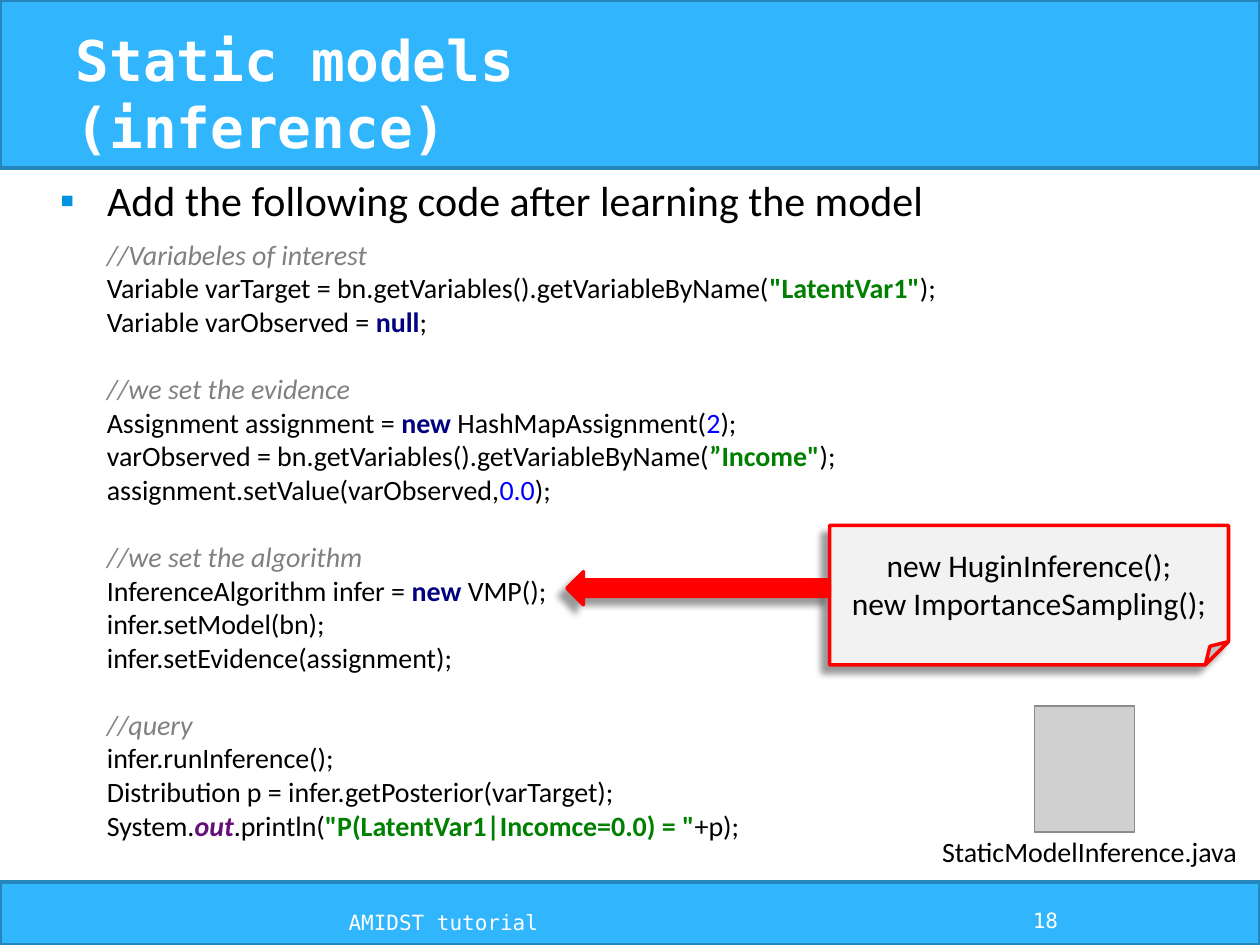
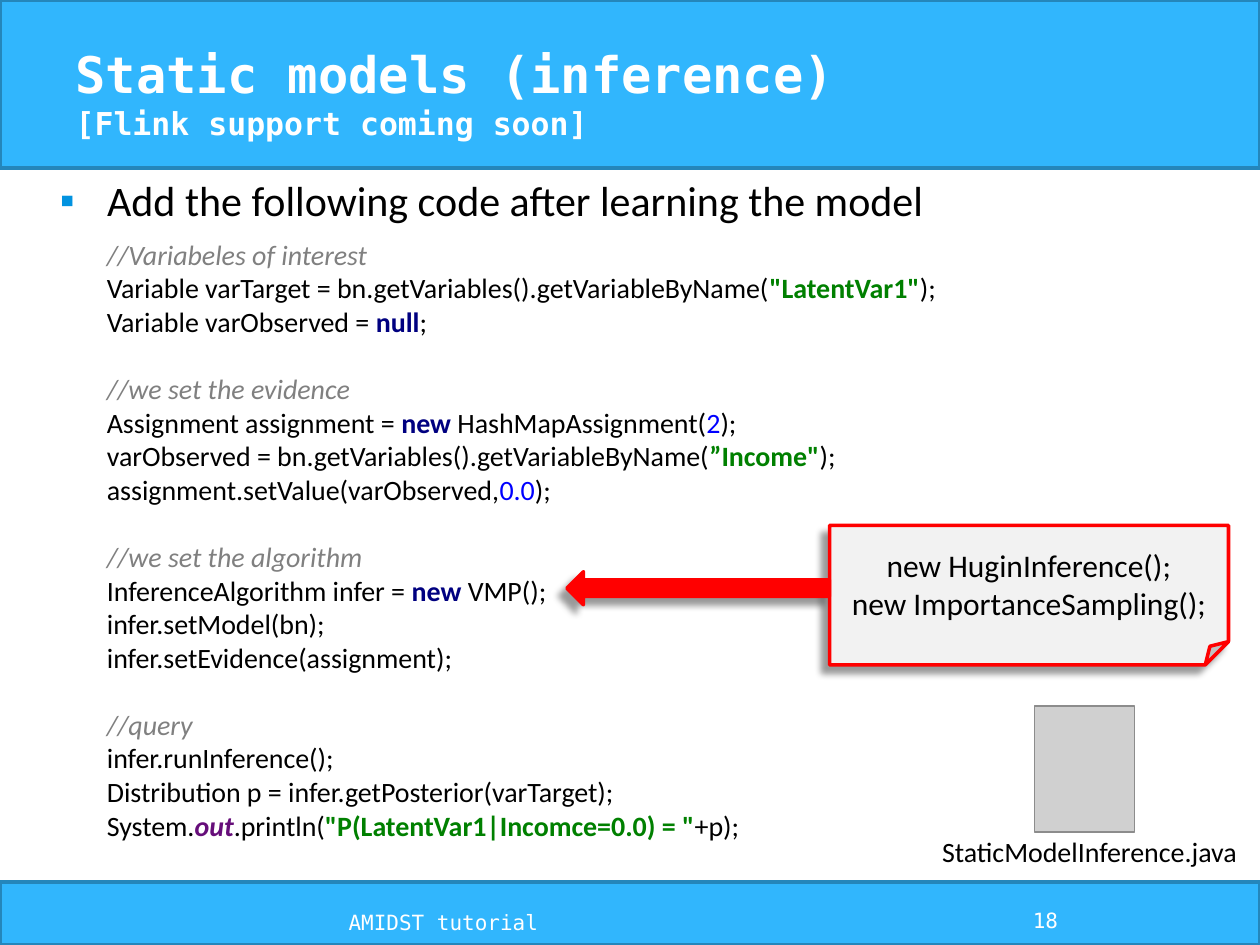
Before and after one commit to amidst/tutorial, a slide deck: slide 18 of doc/slides/AMIDST_slides.pptx. Drawn at 1260x945 pixels with LibreOffice and Linux fonts; fonts in the diff are those of the drawing; grey boxes stand for pictures; background and template pictures are left out. Boxes give left, top, right and bottom in pixels: in the first picture for what was removed or moved away, otherwise in the second. Text is boxed around its words. In the diff, an @@ line names an element or a change of style, - is before the commit and + after.

```diff
--- a/doc/slides/AMIDST_slides.pptx
+++ b/doc/slides/AMIDST_slides.pptx
@@ title at (76,52,834,142): text changed; size 32 to 18 pt @@
-Static models (inference)
+Static models (inference)
+[Flink support coming soon]
```
Also in this commit, not shown: 10 other slides changed, 6 other files.
